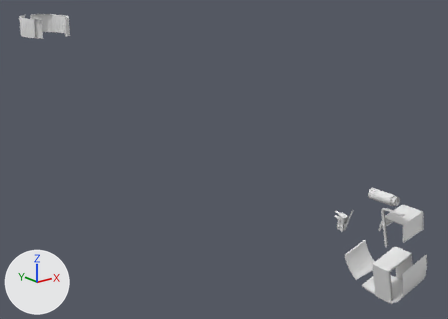
Before and after pictures for a commit that changed the OBJ model DarkChaos-Dev/gameitems/Primitive.LM_L_LMR_Parts.obj.
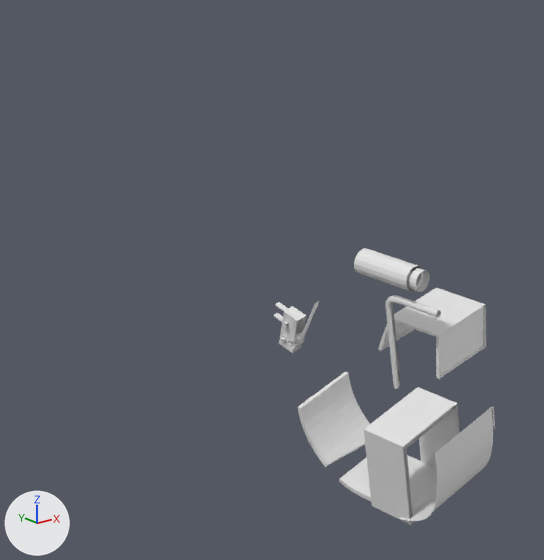
There are two pictures of each version: one whole from a 50 mm camera at (-753.0, -776.0, -160.0) aimed at (-159.0, -33.0, -457.0), one close up on the part from 49% to 100% of the width and 26% to 100% of the height. The lights are fixed; the arrows at lower left show +X, +Y and +Z. Where no turn or scale is listed for an object, it has been applied to the vertices. Vertices at the same position are counted once.

In view in the first close-up: 'LM_L_LMR_Parts'.
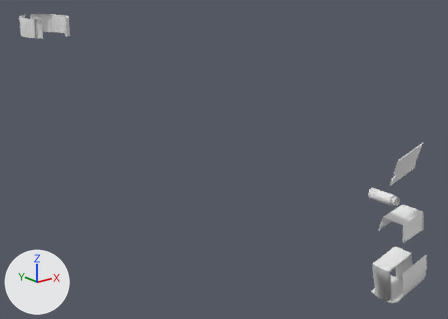
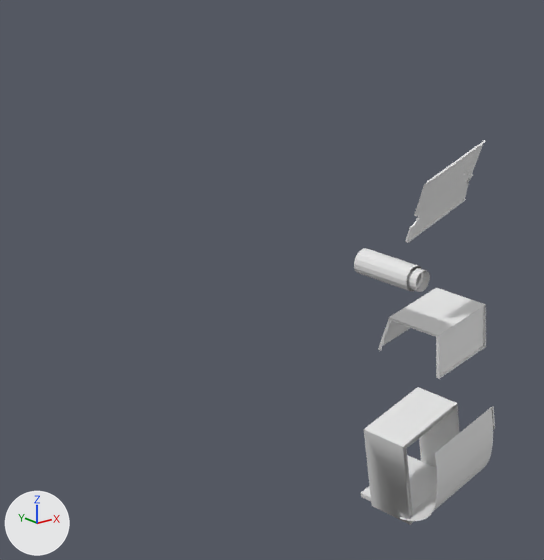
Changed parts and their boxes [x1, y1, x2, y2] in the close-ups (544 x 560 px):
'LM_L_LMR_Parts', reshaped: before [274, 248, 495, 525]; after [354, 140, 495, 525]
part 1 of me_lm_l_lmr_parts, added: after [406, 140, 486, 243]
part 2 of me_lm_l_lmr_parts, deleted: before [274, 295, 441, 467]
part 3 of me_lm_l_lmr_parts, deleted: before [381, 328, 414, 351]
part 4 of me_lm_l_lmr_parts, deleted: before [339, 457, 370, 496]

The change in detail:
me_lm_l_lmr_parts is used by ob_lm_l_lmr_parts; location (0.0, 0.0, 0.0).
Verts and faces of me_lm_l_lmr_parts; kept vertices keep their numbers, new ones are numbered from 741.
Before the commit, vertices of me_lm_l_lmr_parts: 496 (239.0, -103.0, -613.0), 497 (239.0, -101.0, -611.0) at pixel (436, 287), 498 (242.0, -86.0, -647.0), 538 (242.0, -89.0, -648.0), 549 (187.0, -86.0, -657.0) at pixel (378, 348).
Before the commit, vertices of me_lm_l_lmr_parts: 553 (188.0, -89.0, -658.0) at pixel (380, 351).
me_lm_l_lmr_parts had 741 vertices, 1165 faces and spanned x -453.0..246.0, y -216.0..39.0, z -747.0..-222.0.
me_lm_l_lmr_parts now has 421 vertices, 650 faces and spans x -453.0..246.0, y -216.0..39.0, z -747.0..-222.0.
me_lm_l_lmr_parts part 1: a new loose piece of 41 vertices spanning x 136.0..225.0, y -155.0..-129.0, z -544.0..-466.0.
me_lm_l_lmr_parts part 2: 9 loose pieces with 373 vertices, spanning x 99.0..179.0, y -163.0..0.0, z -734.0..-589.0, are deleted.
Part 3, on me_lm_l_lmr_parts:
Vertices deleted: 538 (with the faces that use them).
Faces deleted: (496, 498, 497), (498, 553, 549).
Part 4, on me_lm_l_lmr_parts:
12 vertices are removed from x 112.0..171.0, y -128.0..-113.0, z -746.0..-724.0.
25 faces are deleted.
